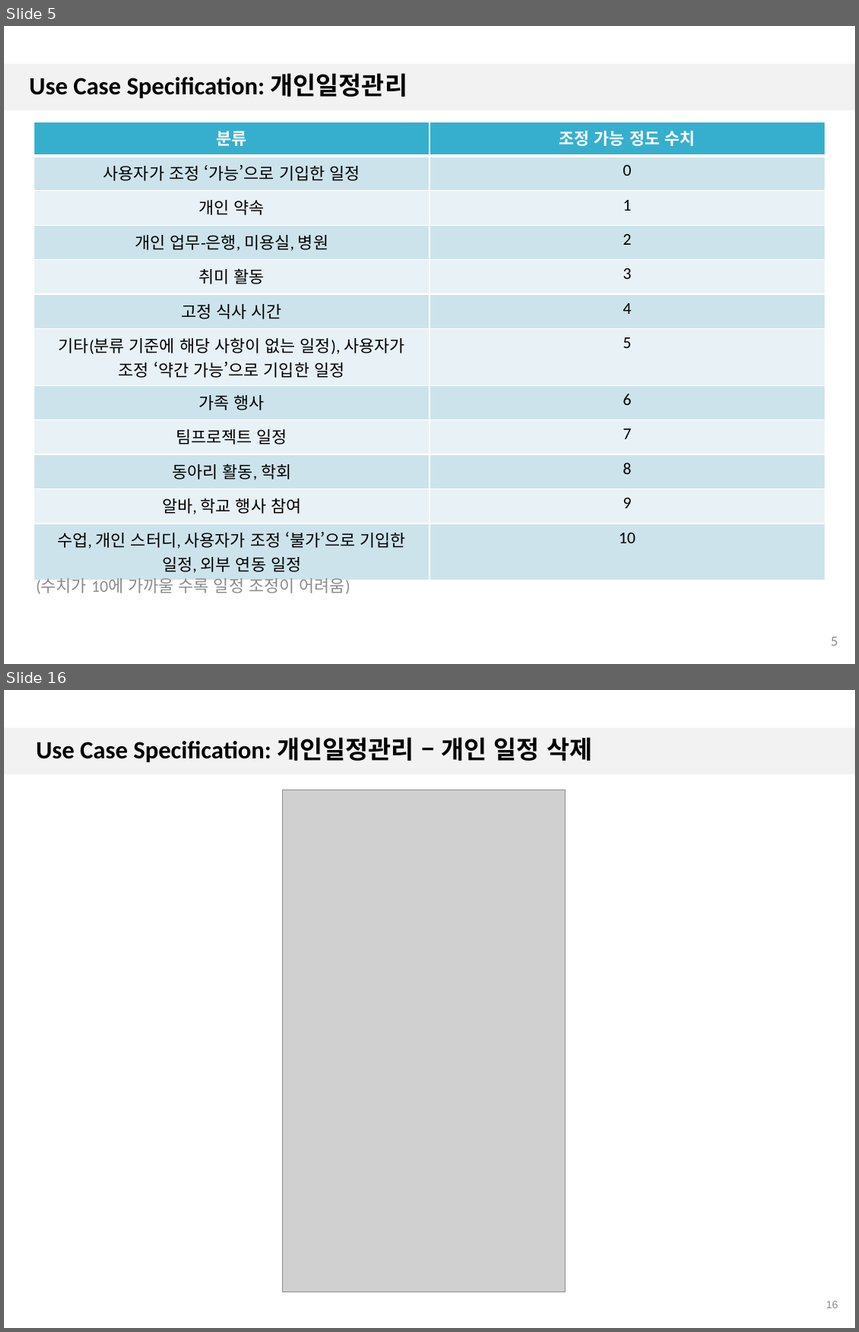
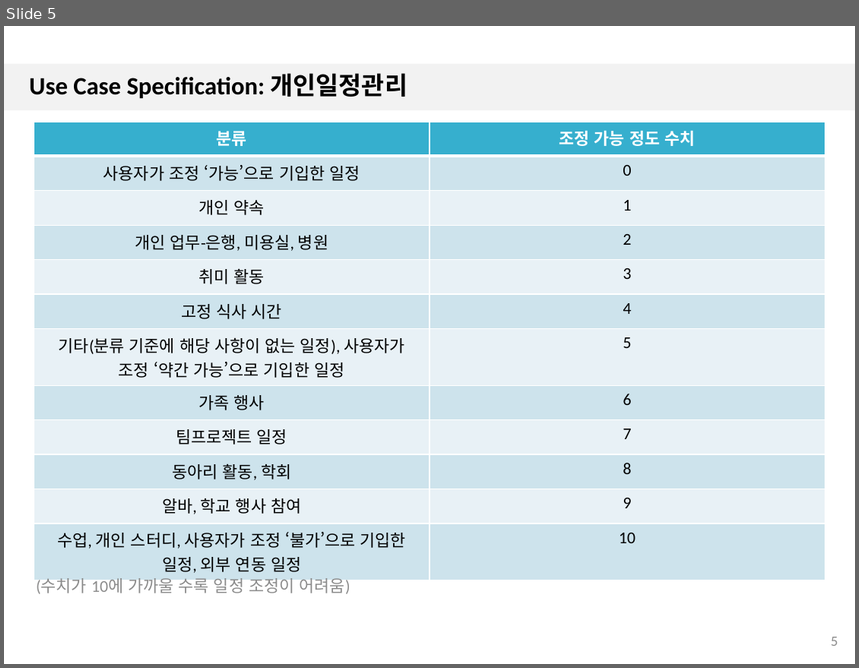
Before and after one commit to 7hong13/FillingGood, a slide deck: SRS/1.3/4팀_일정추천앱_UC_Spec_1.3.pptx. Shown one above the other, each under a label of ours: slides 5 and 16 before the commit, slide 5 after it; the slides between them are not shown. The pictures are 859x1332 and 859x668 pixels, drawn with LibreOffice and Linux fonts; fonts in the diff are those of the drawing; grey boxes stand for pictures; background and template pictures are left out. Boxes give left, top, right and bottom in pixels: in the first picture for what was removed or moved away, otherwise in the second. Text is boxed around its words. In the diff, an @@ line names an element or a change of style, - is before the commit and + after.

```diff
--- a/SRS/1.3/4팀_일정추천앱_UC_Spec_1.3.pptx
+++ b/SRS/1.3/4팀_일정추천앱_UC_Spec_1.3.pptx
@@ slide 16 removed at [4, 690, 855, 1328], background #FFFFFF; not listed: 1 template element that a slide beside it also shows @@
@@ title removed at [36, 737, 592, 762] @@
-Use Case Specification: 개인일정관리 – 개인 일정 삭제
@@ picture removed at [282, 790, 565, 1293] @@
@@ page number removed at [826, 1301, 838, 1309] @@
-16
```
Also in this commit, not shown: 26 slides changed, 14 other slides removed.
